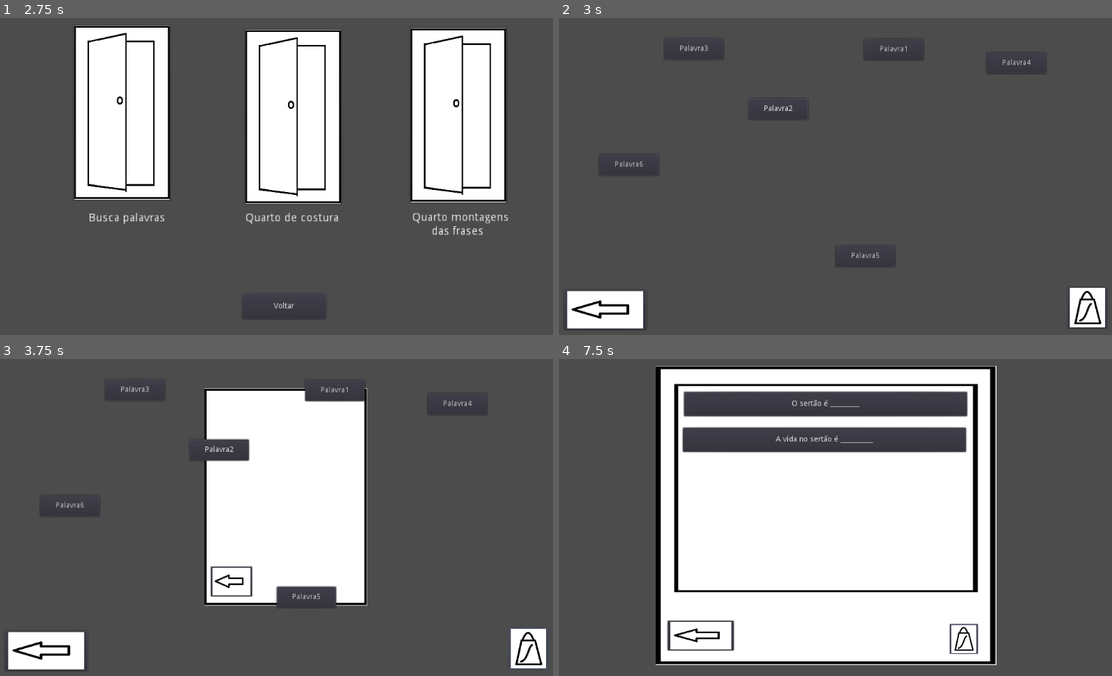
Above: before the commit, frames 1-4 (two rows, left to right).
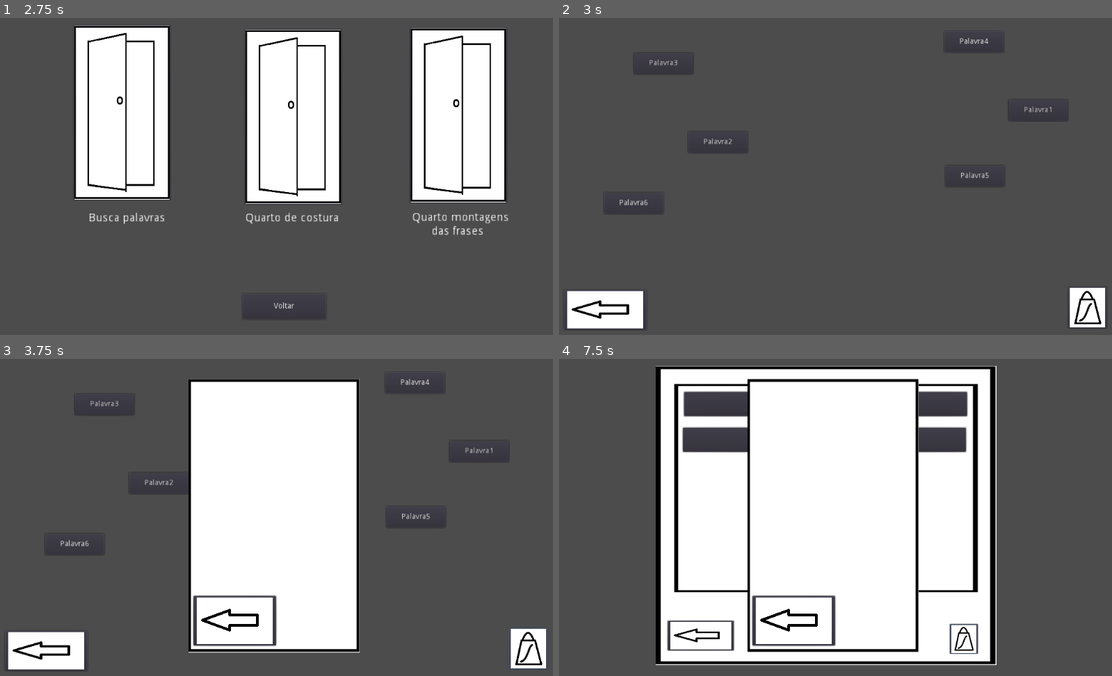
Above: after the commit, the same moments.

Repository: projeto-sertao-mundo/palavras
Game: Godot game, scene res://Cenas/CenasMenu/MenuPrincipal.tscn
Same seed, same stepped clock (60 frames per second), same inputs: the game is played once before the commit and once after it.
Inputs (mouse positions are in pixels of both pictures, inside the frame that each line leads up to):
- Up to frame 1 (2.75 s): click "Jogar" at 0.5 s; click "Voltar" at 1.25 s; click "Jogar" at 2 s
- Up to frame 2 (3 s): click (680, 113) at 2.75 s
- Up to frame 3 (3.75 s): click (530, 647) at 3.5 s
- Up to frame 4 (7.5 s): click (603, 650) at 4.27 s; click (852, 457) at 5 s; click (686, 644) at 5.75 s; click (1017, 457) at 6.5 s; click (962, 637) at 7.25 s

Frame 1 is identical in both runs. In frame 2, 0.8% of the frame differs, in the area x 7-93%, y 6-79%; in frame 3, 12%, in the area x 7-93%, y 6-93%; in frame 4, 7.9%.

Commit message:
Bolsa aparece em varias cenas

Diff:
--- a/game/Cenas/CenasJogaveis/BuscaPalavras.tscn
+++ b/game/Cenas/CenasJogaveis/BuscaPalavras.tscn
@@ -3,7 +3,7 @@
 [ext_resource path="res://Scripts/BuscaPalavras.gd" type="Script" id=1]
 [ext_resource path="res://SpritesBlocagem/Seta.png" type="Texture" id=2]
 [ext_resource path="res://SpritesBlocagem/Bolsa.png" type="Texture" id=3]
-[ext_resource path="res://SpritesBlocagem/FundoBrancoBordaPreta.png" type="Texture" id=4]
+[ext_resource path="res://Cenas/CenasPrefab/PalavrasPopUp.tscn" type="PackedScene" id=4]
 [ext_resource path="res://Scripts/Palavras.gd" type="Script" id=5]
 [ext_resource path="res://Scripts/InicializadorBuscaPalavras.gd" type="Script" id=6]
 
@@ -14,7 +14,7 @@
 script = ExtResource( 6 )
 
 [node name="Palavra1" type="KinematicBody2D" parent="Palavras"]
-position = Vector2( 561.569, 49.1787 )
+position = Vector2( 827.494, 161.482 )
 script = ExtResource( 5 )
 __meta__ = {
 "_edit_group_": true
@@ -30,7 +30,7 @@
 }
 
 [node name="Palavra2" type="KinematicBody2D" parent="Palavras"]
-position = Vector2( 349.039, 159.012 )
+position = Vector2( 237.795, 220.461 )
 script = ExtResource( 5 )
 __meta__ = {
 "_edit_group_": true
@@ -46,7 +46,7 @@
 }
 
 [node name="Palavra3" type="KinematicBody2D" parent="Palavras"]
-position = Vector2( 193.747, 48.0832 )
+position = Vector2( 137.595, 74.5698 )
 script = ExtResource( 5 )
 __meta__ = {
 "_edit_group_": true
@@ -62,7 +62,7 @@
 }
 
 [node name="Palavra4" type="KinematicBody2D" parent="Palavras"]
-position = Vector2( 787.468, 74.1837 )
+position = Vector2( 709.068, 34.9836 )
 script = ExtResource( 5 )
 __meta__ = {
 "_edit_group_": true
@@ -78,7 +78,7 @@
 }
 
 [node name="Palavra5" type="KinematicBody2D" parent="Palavras"]
-position = Vector2( 509.468, 431.184 )
+position = Vector2( 710.766, 282.859 )
 script = ExtResource( 5 )
 __meta__ = {
 "_edit_group_": true
@@ -94,7 +94,7 @@
 }
 
 [node name="Palavra6" type="KinematicBody2D" parent="Palavras"]
-position = Vector2( 74.4679, 262.184 )
+position = Vector2( 82.9436, 333.168 )
 script = ExtResource( 5 )
 __meta__ = {
 "_edit_group_": true
@@ -132,33 +132,13 @@
 "_edit_use_anchors_": false
 }
 
-[node name="PalavrasPopUp" type="Control" parent="."]
+[node name="PalavrasPopUp" parent="." instance=ExtResource( 4 )]
 visible = false
-__meta__ = {
-"_edit_use_anchors_": false
-}
-
-[node name="Sprite" type="Sprite" parent="PalavrasPopUp"]
-position = Vector2( 525.906, 265.2 )
-scale = Vector2( 0.6, 0.5 )
-texture = ExtResource( 4 )
-
-[node name="Voltar2" type="Button" parent="PalavrasPopUp"]
-margin_left = 387.953
-margin_top = 394.481
-margin_right = 539.953
-margin_bottom = 486.481
-rect_scale = Vector2( 0.5, 0.6 )
-icon = ExtResource( 2 )
-__meta__ = {
-"_edit_use_anchors_": false
-}
 [connection signal="pressed" from="Palavras/Palavra1/Palavra" to="Palavras/Palavra1" method="_on_Palavra_pressed"]
 [connection signal="pressed" from="Palavras/Palavra2/Palavra" to="Palavras/Palavra2" method="_on_Palavra_pressed"]
 [connection signal="pressed" from="Palavras/Palavra3/Palavra" to="Palavras/Palavra3" method="_on_Palavra_pressed"]
 [connection signal="pressed" from="Palavras/Palavra4/Palavra" to="Palavras/Palavra4" method="_on_Palavra_pressed"]
 [connection signal="pressed" from="Palavras/Palavra5/Palavra" to="Palavras/Palavra5" method="_on_Palavra_pressed"]
 [connection signal="pressed" from="Palavras/Palavra6/Palavra" to="Palavras/Palavra6" method="_on_Palavra_pressed"]
-[connection signal="pressed" from="Bolsa" to="." method="_on_Bolsa_pressed"]
+[connection signal="pressed" from="Bolsa" to="PalavrasPopUp" method="_on_Bolsa_pressed"]
 [connection signal="pressed" from="Voltar" to="." method="_on_Voltar_pressed"]
-[connection signal="pressed" from="PalavrasPopUp/Voltar2" to="." method="_on_Voltar2_pressed"]
--- a/game/Cenas/CenasJogaveis/QuartoCostura.tscn
+++ b/game/Cenas/CenasJogaveis/QuartoCostura.tscn
@@ -1,10 +1,11 @@
-[gd_scene load_steps=6 format=2]
+[gd_scene load_steps=7 format=2]
 
 [ext_resource path="res://SpritesBlocagem/FundoBrancoBordaPreta.png" type="Texture" id=1]
 [ext_resource path="res://SpritesBlocagem/MaqnaCostura.png" type="Texture" id=2]
 [ext_resource path="res://SpritesBlocagem/Seta.png" type="Texture" id=3]
 [ext_resource path="res://SpritesBlocagem/Bolsa.png" type="Texture" id=4]
 [ext_resource path="res://Scripts/QuartoCostura.gd" type="Script" id=5]
+[ext_resource path="res://Cenas/CenasPrefab/PalavrasPopUp.tscn" type="PackedScene" id=6]
 
 [node name="Node2D" type="Node2D"]
 script = ExtResource( 5 )
@@ -143,6 +144,10 @@
 position = Vector2( 261.286, 115.025 )
 scale = Vector2( 0.0802576, 0.0534922 )
 texture = ExtResource( 1 )
+
+[node name="PalavrasPopUp" parent="CosturaPopUp" instance=ExtResource( 6 )]
+visible = false
 [connection signal="pressed" from="MaquinaCostura" to="." method="_on_MaquinaCostura_pressed"]
 [connection signal="pressed" from="Voltar2" to="." method="_on_Voltar2_pressed"]
 [connection signal="pressed" from="CosturaPopUp/Voltar" to="." method="_on_Voltar_pressed"]
+[connection signal="pressed" from="CosturaPopUp/Bolsa" to="CosturaPopUp/PalavrasPopUp" method="_on_Bolsa_pressed"]
--- a/game/Cenas/CenasJogaveis/QuartoFrases.tscn
+++ b/game/Cenas/CenasJogaveis/QuartoFrases.tscn
@@ -1,9 +1,10 @@
-[gd_scene load_steps=5 format=2]
+[gd_scene load_steps=6 format=2]
 
 [ext_resource path="res://SpritesBlocagem/FundoBrancoBordaPreta.png" type="Texture" id=1]
 [ext_resource path="res://SpritesBlocagem/Bolsa.png" type="Texture" id=2]
 [ext_resource path="res://SpritesBlocagem/Seta.png" type="Texture" id=3]
-[ext_resource path="res://Cenas/CenasJogaveis/QuartoFrases.gd" type="Script" id=4]
+[ext_resource path="res://Scripts/QuartoFrases.gd" type="Script" id=4]
+[ext_resource path="res://Cenas/CenasPrefab/PalavrasPopUp.tscn" type="PackedScene" id=5]
 
 [node name="Node2D" type="Node2D"]
 script = ExtResource( 4 )
@@ -104,7 +105,11 @@
 __meta__ = {
 "_edit_use_anchors_": false
 }
+
+[node name="PalavrasPopUp" parent="." instance=ExtResource( 5 )]
+visible = false
 [connection signal="pressed" from="Frase1" to="." method="_on_Frase1_pressed"]
 [connection signal="pressed" from="Frase2" to="." method="_on_Frase2_pressed"]
+[connection signal="pressed" from="Bolsa" to="PalavrasPopUp" method="_on_Bolsa_pressed"]
 [connection signal="pressed" from="Voltar" to="." method="_on_Voltar_pressed"]
 [connection signal="pressed" from="RetalhoPopUp/Voltar2" to="." method="_on_Voltar2_pressed"]
--- /dev/null
+++ b/game/Cenas/CenasPrefab/BotaoPalavra.tscn
@@ -0,0 +1,10 @@
+[gd_scene format=2]
+
+[node name="Button" type="Button"]
+margin_right = 12.0
+margin_bottom = 20.0
+rect_min_size = Vector2( 80, 30 )
+text = "Palavrinha"
+__meta__ = {
+"_edit_use_anchors_": false
+}
--- /dev/null
+++ b/game/Cenas/CenasPrefab/PalavrasPopUp.tscn
@@ -0,0 +1,40 @@
+[gd_scene load_steps=4 format=2]
+
+[ext_resource path="res://SpritesBlocagem/FundoBrancoBordaPreta.png" type="Texture" id=1]
+[ext_resource path="res://SpritesBlocagem/Seta.png" type="Texture" id=2]
+[ext_resource path="res://Scripts/InstancePalavras.gd" type="Script" id=3]
+
+[node name="PalavrasPopUp" type="Control"]
+anchor_right = 1.0
+anchor_bottom = 1.0
+script = ExtResource( 3 )
+__meta__ = {
+"_edit_use_anchors_": false
+}
+
+[node name="Sprite" type="Sprite" parent="."]
+position = Vector2( 504.538, 300.099 )
+scale = Vector2( 0.630005, 0.630005 )
+texture = ExtResource( 1 )
+
+[node name="GridBolsa" type="GridContainer" parent="."]
+margin_left = 360.0
+margin_top = 61.0
+margin_right = 648.0
+margin_bottom = 446.0
+custom_constants/hseparation = 23
+columns = 3
+__meta__ = {
+"_edit_use_anchors_": false
+}
+
+[node name="Voltar" type="Button" parent="."]
+margin_left = 356.0
+margin_top = 448.0
+margin_right = 508.0
+margin_bottom = 540.0
+icon = ExtResource( 2 )
+__meta__ = {
+"_edit_use_anchors_": false
+}
+[connection signal="pressed" from="Voltar" to="." method="_on_Voltar_pressed"]
--- /dev/null
+++ b/game/Scripts/InstancePalavras.gd
@@ -0,0 +1,24 @@
+extends Control
+
+onready var palavra = preload("res://Cenas/CenasPrefab/BotaoPalavra.tscn")
+var bolsa = []
+var foiClicado = false;
+
+func InstanciarPalavras():
+	bolsa = $"/root/Global".retornarPalavras()
+
+	for textoPalavra in bolsa:
+		if !has_node("GridBolsa/"+textoPalavra):
+			var palavraInstanciada = palavra.instance()
+			palavraInstanciada.name = textoPalavra
+			self.get_node("GridBolsa").add_child(palavraInstanciada)
+			palavraInstanciada.text = textoPalavra
+
+
+
+func _on_Bolsa_pressed():
+	self.show()
+	InstanciarPalavras()
+
+func _on_Voltar_pressed():
+	self.hide()
--- /dev/null
+++ b/game/scenes/PalavrasPopUp.tscn
@@ -0,0 +1,41 @@
+[gd_scene load_steps=4 format=2]
+
+[ext_resource path="res://SpritesBlocagem/FundoBrancoBordaPreta.png" type="Texture" id=1]
+[ext_resource path="res://SpritesBlocagem/Seta.png" type="Texture" id=2]
+[ext_resource path="res://Scripts/InstancePalavras.gd" type="Script" id=3]
+
+[node name="PalavrasPopUp" type="Control"]
+visible = false
+script = ExtResource( 3 )
+__meta__ = {
+"_edit_use_anchors_": false
+}
+
+[node name="Sprite" type="Sprite" parent="."]
+position = Vector2( 525.906, 265.2 )
+scale = Vector2( 0.6, 0.5 )
+texture = ExtResource( 1 )
+
+[node name="GridBolsa" type="GridContainer" parent="."]
+margin_left = 389.0
+margin_top = 77.0
+margin_right = 662.0
+margin_bottom = 388.0
+custom_constants/vseparation = 10
+custom_constants/hseparation = 16
+columns = 3
+__meta__ = {
+"_edit_use_anchors_": false
+}
+
+[node name="Voltar2" type="Button" parent="."]
+margin_left = 387.953
+margin_top = 394.481
+margin_right = 539.953
+margin_bottom = 486.481
+rect_scale = Vector2( 0.5, 0.6 )
+icon = ExtResource( 2 )
+__meta__ = {
+"_edit_use_anchors_": false
+}
+[connection signal="pressed" from="Voltar2" to="." method="_on_Voltar2_pressed"]
Renamed: game/Cenas/CenasJogaveis/QuartoFrases.gd -> game/Scripts/QuartoFrases.gd
